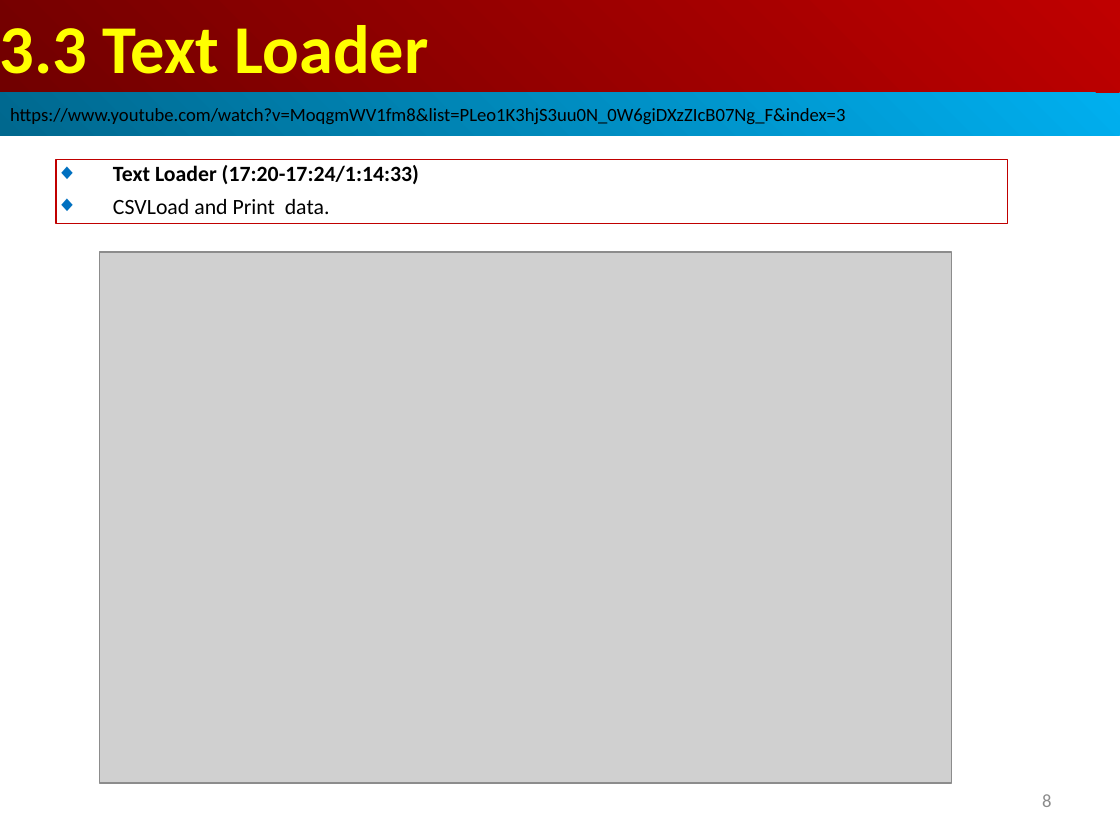
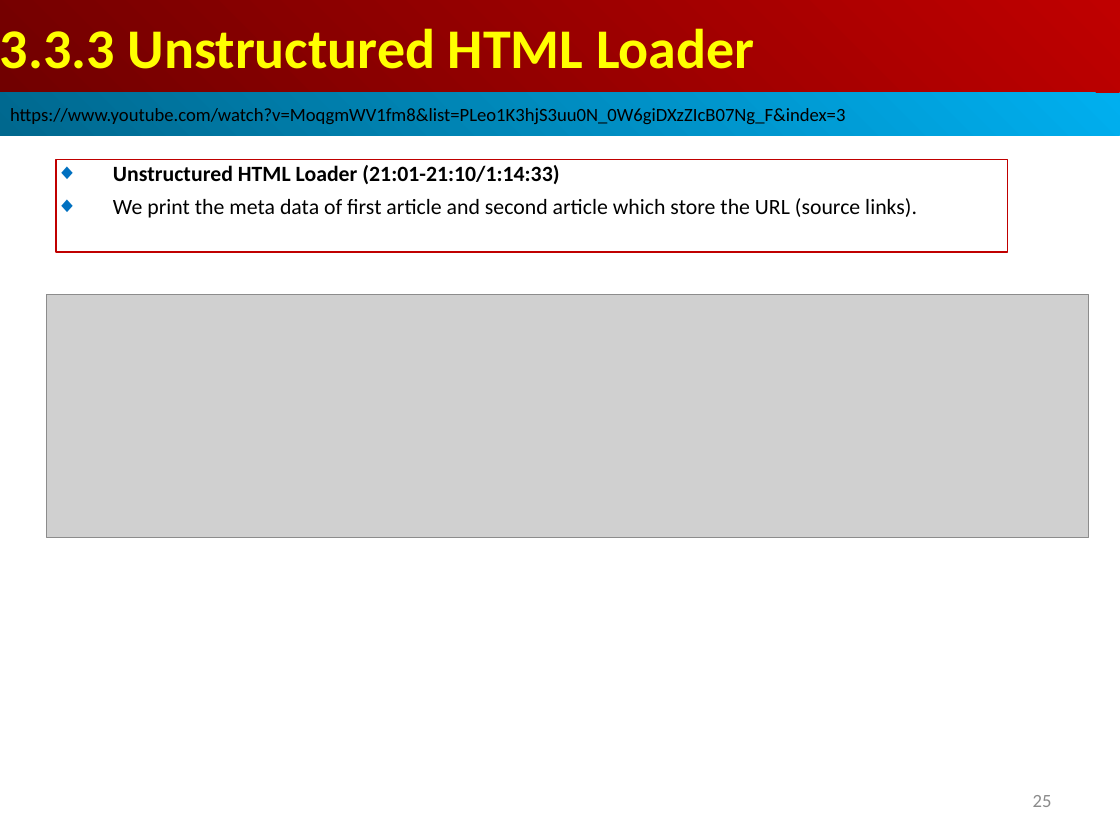
Before and after one commit to peterhchen/AIU_CS515_LLM, a slide deck: slide 25 of 810_LangChain_CB/003.00_03_Invest_Loader/001_Video/03.03_TextLoader.ppt (slide 8 before the commit). Drawn at 1120x840 pixels with LibreOffice and Linux fonts; fonts in the diff are those of the drawing; grey boxes stand for pictures. Boxes give left, top, right and bottom in pixels: in the first picture for what was removed or moved away, otherwise in the second. Text is boxed around its words. In the diff, an @@ line names an element or a change of style, - is before the commit and + after.

Commit message:
Stock/Investment chatbot App
1. Investment chatbot: Specification and Architecture
2. Similarity Semantic Search
3. LangChain Text reader, CSV, Unstructured URL Loader

```diff
--- a/810_LangChain_CB/003.00_03_Invest_Loader/001_Video/03.03_TextLoader.ppt
+++ b/810_LangChain_CB/003.00_03_Invest_Loader/001_Video/03.03_TextLoader.ppt
@@ text in rectangle at box(0, 28, 755, 69): text changed; size 44 to 36 pt @@
-3.3 Text Loader
+3.3.3 Unstructured HTML Loader
@@ rectangle "Unstructured HTML Loader (21:01-21:10/1:14:33)": place and size @@
-rectangle "Unstructured HTML Loader (21:01-21:10/1:14:33)" at box(56, 159, 1008, 223)
+rectangle "Unstructured HTML Loader (21:01-21:10/1:14:33)" at box(56, 159, 1008, 252)
@@ text in rectangle at box(113, 165, 917, 218): text changed; bold off @@
-◆ Text Loader (17:20-17:24/1:14:33)
-◆ CSVLoad and Print data.
+◆ Unstructured HTML Loader (21:01-21:10/1:14:33)
+◆ We print the meta data of first article and second article which store the URL (source links).
@@ picture: place and size @@
-picture at box(100, 252, 952, 783)
+picture at box(46, 295, 1089, 538)
@@ page number at box(1033, 795, 1052, 807): text changed @@
-8
+25
```
Also in this commit, not shown: 10 other slides changed, 14 slides added, 1 slide removed, 1 other file.
